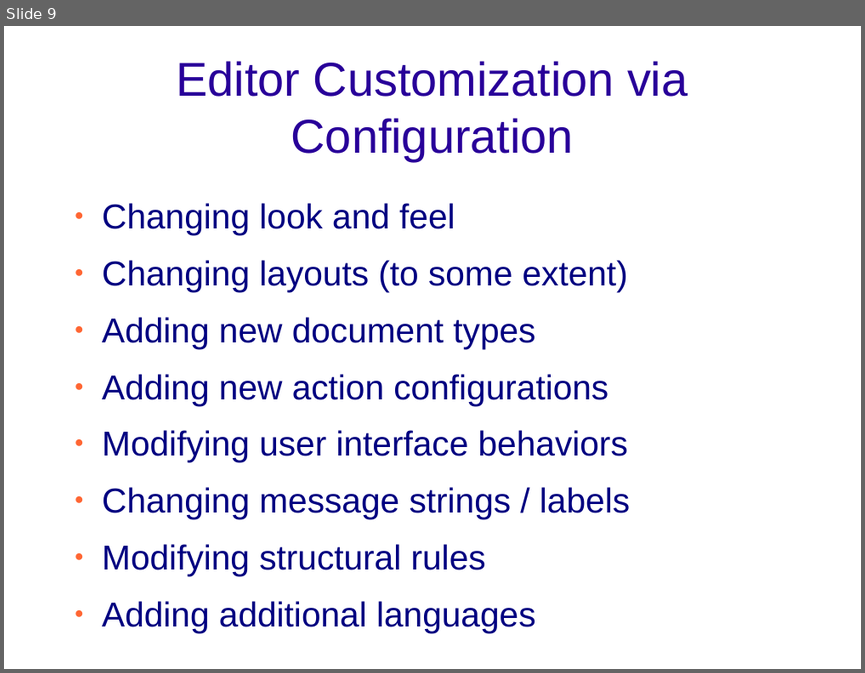
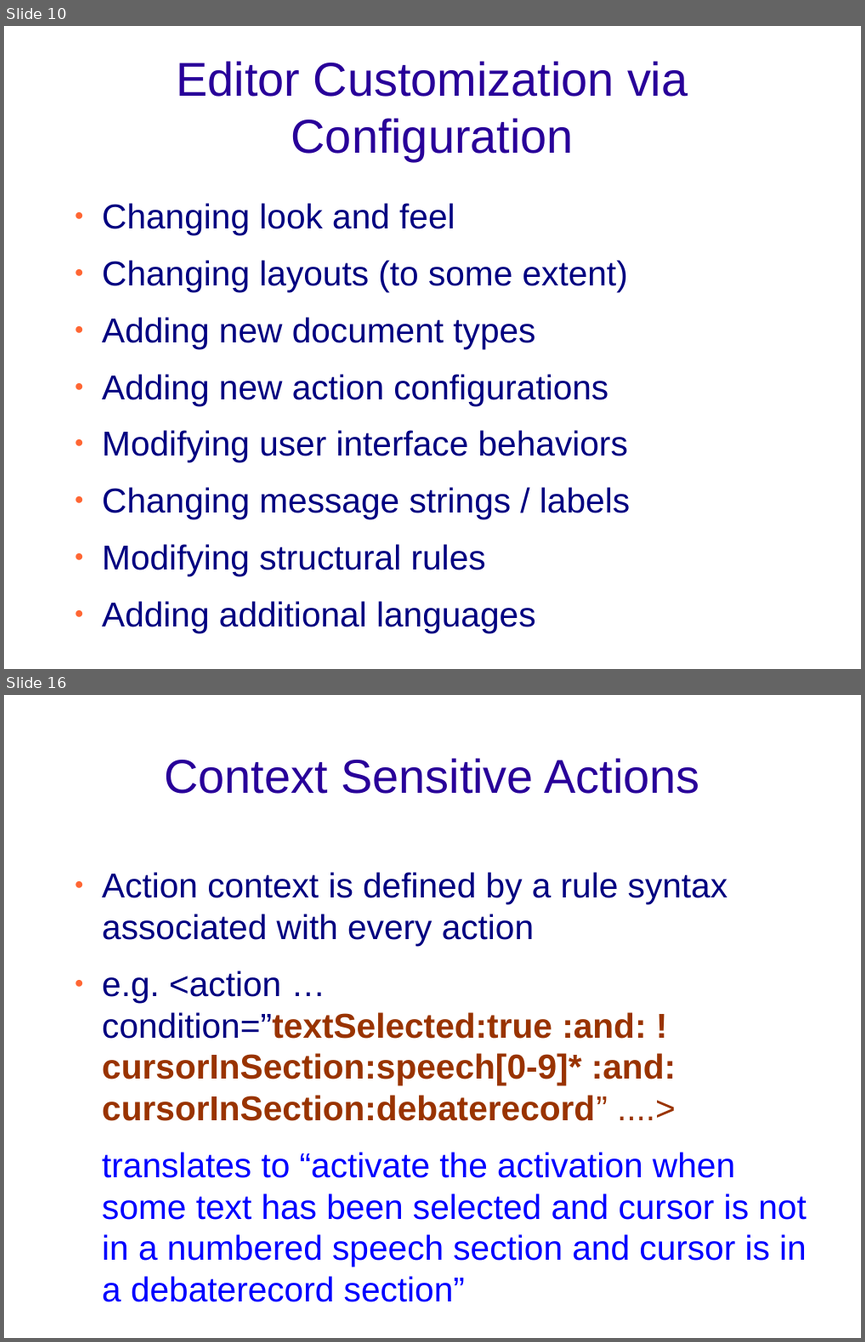
Before and after one commit to bungeni-org/bungeni-editor, a slide deck: documentation/presentations/technical_bungeni-editor.odp. Shown one above the other, each under a label of ours: slide 9 before the commit, slides 10 and 16 after it; the slides between them are not shown. The pictures are 865x673 and 865x1342 pixels, drawn with LibreOffice and Linux fonts; fonts in the diff are those of the drawing; background and template pictures are left out. Boxes give left, top, right and bottom in pixels: in the first picture for what was removed or moved away, otherwise in the second. Text is boxed around its words. In the diff, an @@ line names an element or a change of style, - is before the commit and + after.

```diff
--- a/documentation/presentations/technical_bungeni-editor.odp
+++ b/documentation/presentations/technical_bungeni-editor.odp
@@ slide 16 added at [4, 695, 861, 1338], background picture (left out) @@
@@ title added at [164, 758, 699, 794], 44 pt, text #280099 @@
+Context Sensitive Actions
@@ text added at [102, 872, 806, 1302], 32 pt, text #0000FF @@
+● Action context is defined by a rule syntax associated with every action
+● e.g. <action … condition=”textSelected:true :and: !cursorInSection:speech[0-9]* :and: cursorInSection:debaterecord” ....>
+translates to “activate the activation when some text has been selected and cursor is not in a numbered speech section and cursor is in a debaterecord section”
@@ what was slide 9 is now slide 10 @@
```
Also in this commit, not shown: 5 slides changed, 5 other slides added.
